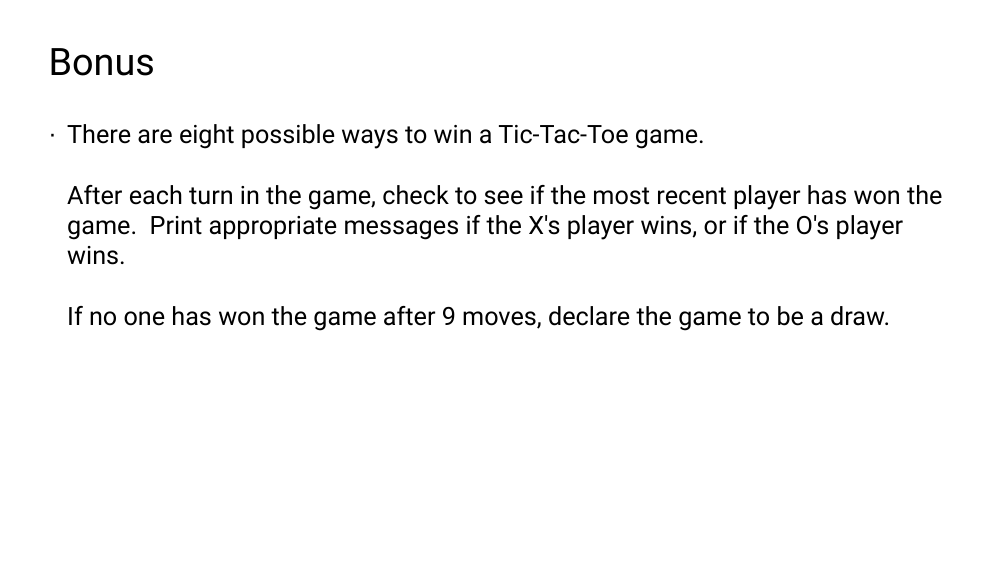
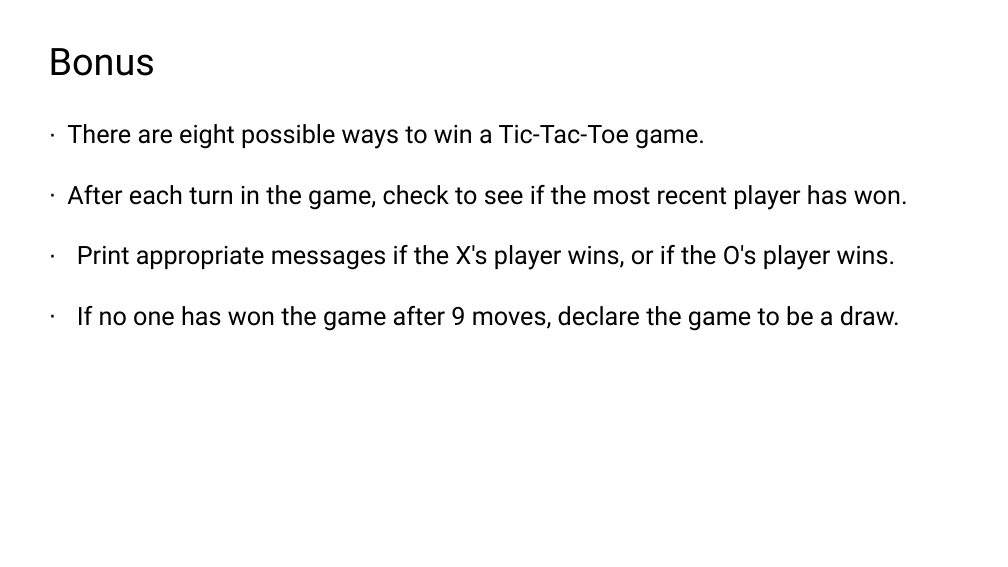
Before and after one commit to TEALSK12/2nd-semester-introduction-to-computer-science, a slide deck: slide 10 of docs/units/2_unit/slidedecks/Intro Python 2.06 TEALS.pptx. Drawn at 1008x567 pixels with LibreOffice and Linux fonts; fonts in the diff are those of the drawing; background and template pictures are left out. Boxes give left, top, right and bottom in pixels: in the first picture for what was removed or moved away, otherwise in the second. Text is boxed around its words. In the diff, an @@ line names an element or a change of style, - is before the commit and + after.

```diff
--- a/docs/units/2_unit/slidedecks/Intro Python 2.06 TEALS.pptx
+++ b/docs/units/2_unit/slidedecks/Intro Python 2.06 TEALS.pptx
@@ text at (x1=67, y1=124, x2=908, y2=331): text changed @@
-· There are eight possible ways to win a Tic-Tac-Toe game.
-  After each turn in the game, check to see if the most recent player has won the game. Print appropriate messages if the X's player wins, or if the O's player wins.
-  If no one has won the game after 9 moves, declare the game to be a draw.
+· There are eight possible ways to win a Tic-Tac-Toe game.
+· After each turn in the game, check to see if the most recent player has won.
+· Print appropriate messages if the X's player wins, or if the O's player wins.
+· If no one has won the game after 9 moves, declare the game to be a draw.
```
Also in this commit, not shown: 8 other slides changed, 42 other files.
